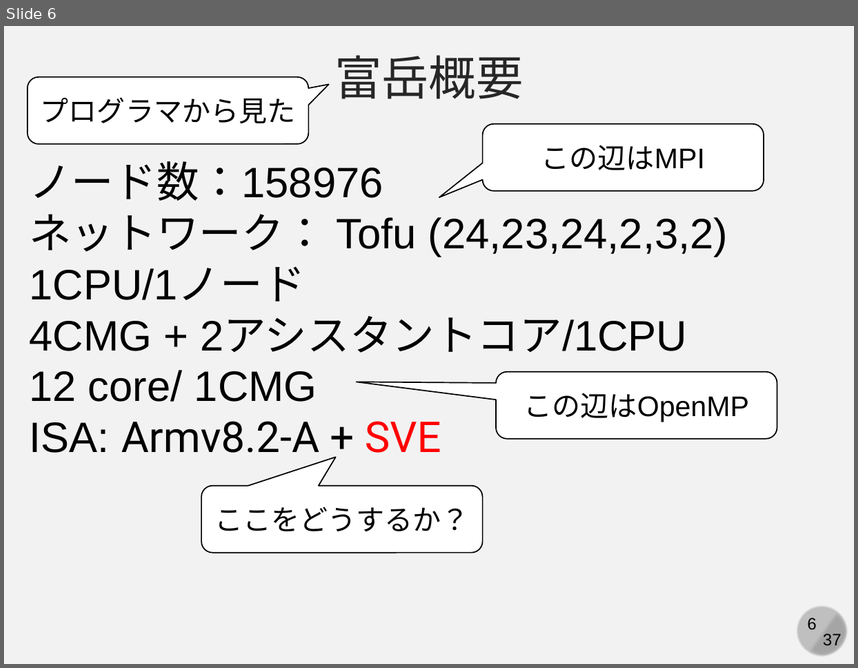
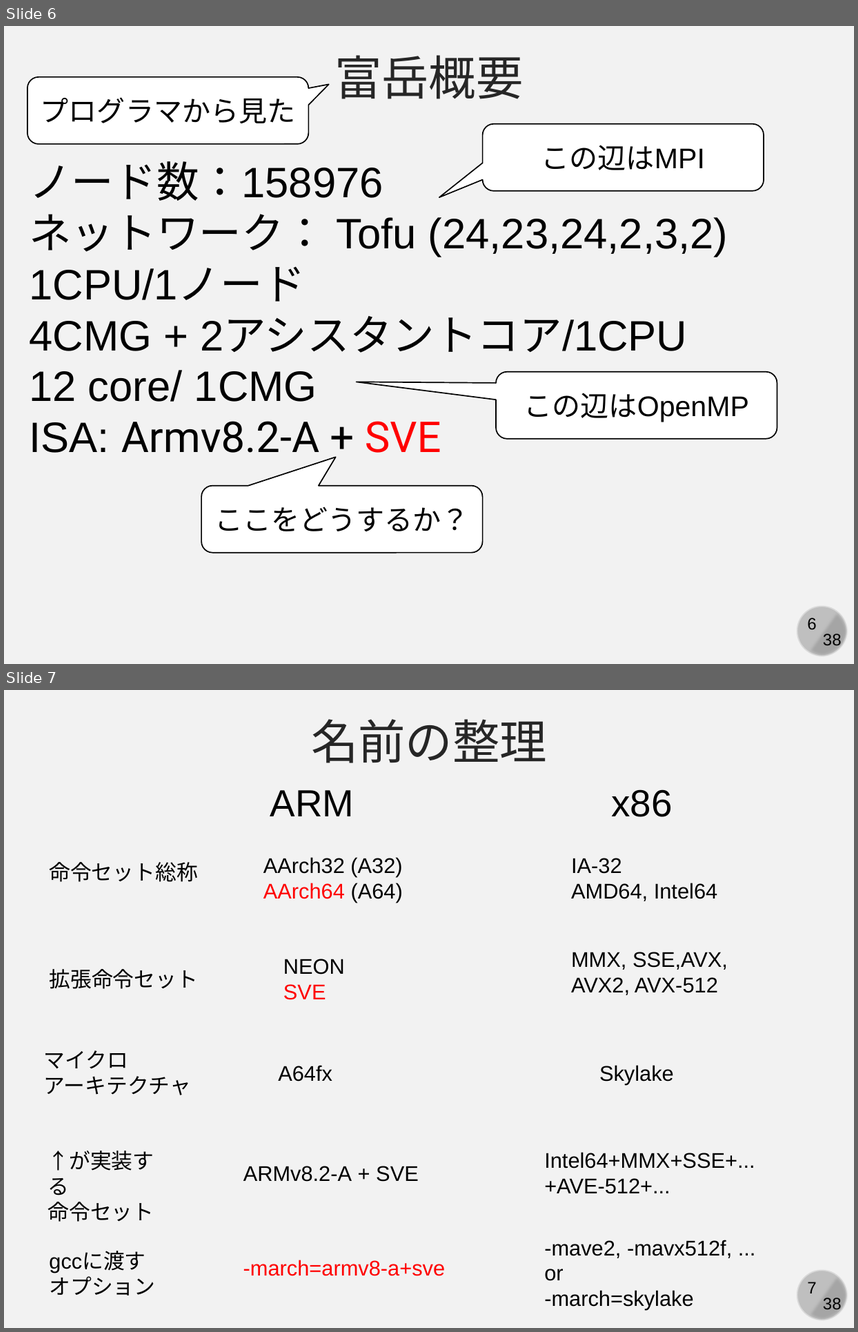
Before and after one commit to kaityo256/xbyak_aarch64_handson, a slide deck: slide/xbyak_aarch64.pptx. Shown one above the other, each under a label of ours: slide 6 before the commit, slides 6 and 7 after it. The pictures are 858x668 and 858x1332 pixels, drawn with LibreOffice and Linux fonts; fonts in the diff are those of the drawing. Boxes give left, top, right and bottom in pixels: in the first picture for what was removed or moved away, otherwise in the second. Text is boxed around its words. In the diff, an @@ line names an element or a change of style, - is before the commit and + after.

```diff
--- a/slide/xbyak_aarch64.pptx
+++ b/slide/xbyak_aarch64.pptx
@@ slide 7 added at [4, 690, 854, 1328], background #F2F2F2; not listed: 4 template elements that a slide beside it also shows @@
@@ text added at [311, 719, 547, 763], 40 pt, text #262626 @@
+名前の整理
@@ text added at [270, 790, 355, 816], 32 pt, text #000000 @@
+ARM
@@ text added at [611, 789, 672, 817], 32 pt, text #000000 @@
+x86
@@ text added at [49, 862, 198, 882], 18 pt, text #000000 @@
+命令セット総称
@@ text added at [263, 857, 403, 903], 18 pt, text #000000 @@
+AArch32 (A32)
+AArch64 (A64)
@@ text added at [571, 858, 717, 901], 18 pt, text #000000 @@
+IA-32
+AMD64, Intel64
@@ text added at [283, 958, 345, 1000], 18 pt, text #000000 @@
+NEON
+SVE
@@ text added at [571, 952, 728, 995], 18 pt, text #000000 @@
+MMX, SSE,AVX,
+AVX2, AVX-512
@@ text added at [49, 969, 198, 989], 18 pt, text #000000 @@
+拡張命令セット
@@ text added at [44, 1050, 191, 1095], 18 pt, text #000000 @@
+マイクロ
+アーキテクチャ
@@ text added at [278, 1065, 332, 1081], 18 pt, text #000000 @@
+A64fx
@@ text added at [599, 1065, 674, 1085], 18 pt, text #000000 @@
+Skylake
@@ text added at [47, 1150, 154, 1221], 18 pt, text #000000 @@
+↑が実装する
+命令セット
@@ text added at [243, 1165, 419, 1181], 18 pt, text #000000 @@
+ARMv8.2-A + SVE
@@ text added at [544, 1152, 755, 1194], 18 pt, text #000000 @@
+Intel64+MMX+SSE+...
++AVE-512+...
@@ text added at [544, 1239, 732, 1310], 18 pt, text #000000 @@
+-mave2, -mavx512f, ...
+or
+-march=skylake
@@ text added at [49, 1252, 155, 1295], 18 pt, text #000000 @@
+gccに渡す
+オプション
@@ text added at [243, 1259, 445, 1276], 18 pt, text #FF0000 @@
+-march=armv8-a+sve
@@ slide 6 changed as well @@
@@ text at [823, 633, 842, 649]: text changed @@
-37
+38
```
Also in this commit, not shown: 36 other slides changed, 1 other file.
